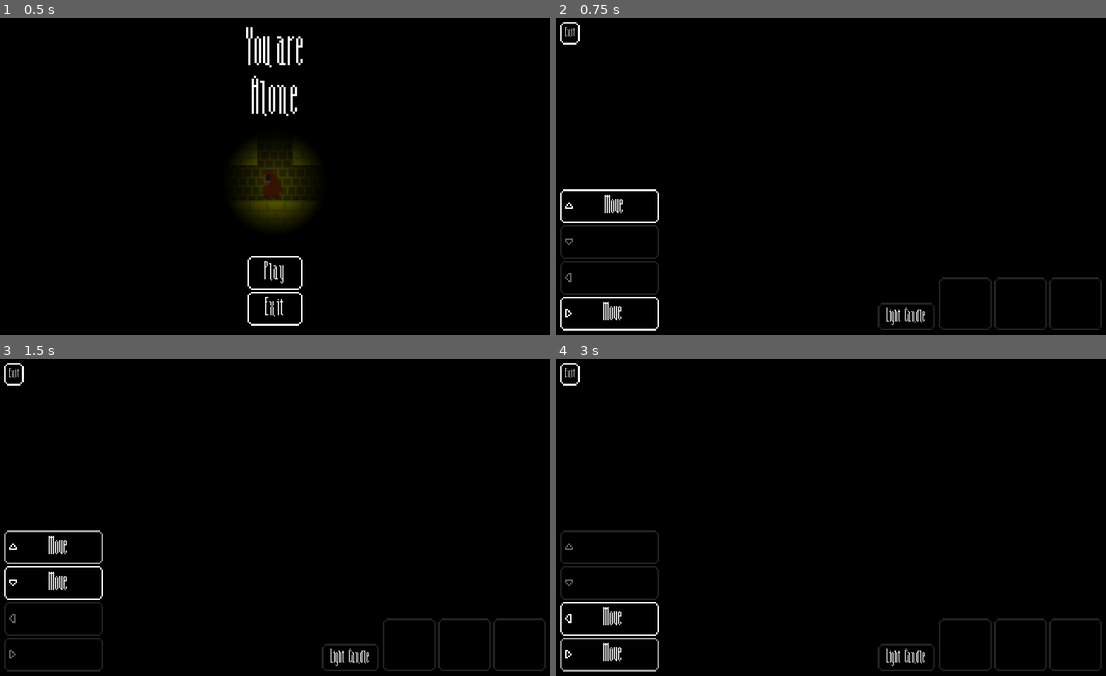
Above: before the commit, frames 1-4 (two rows, left to right).
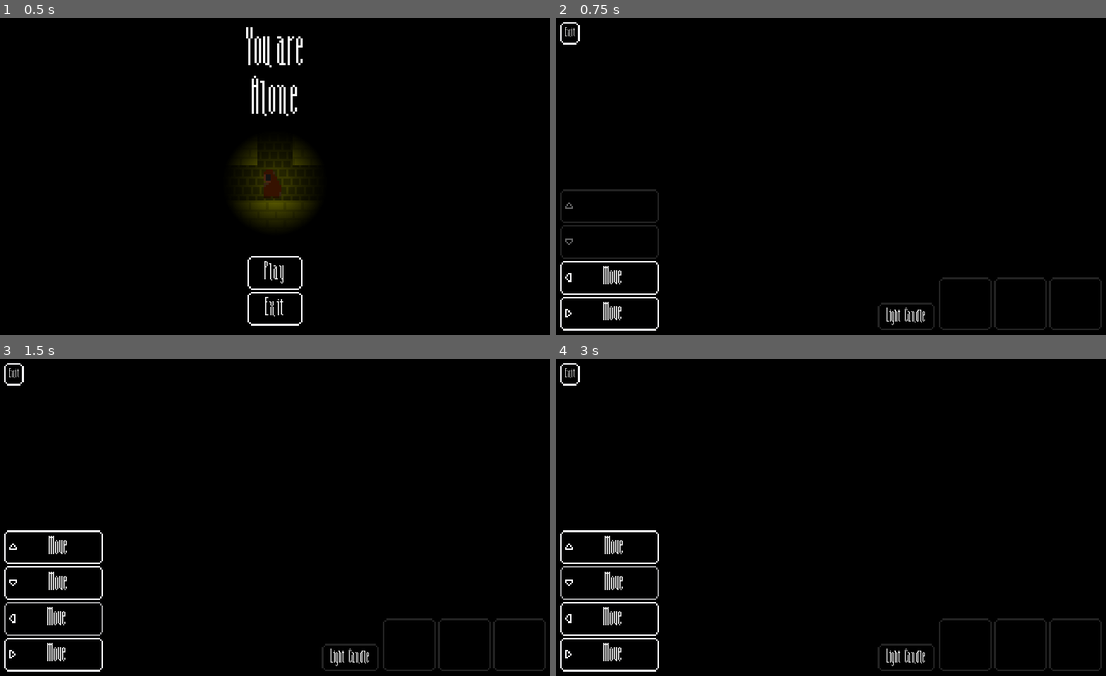
Above: after the commit, the same moments.

Repository: Demindiro/you-are-alone
Game: Godot game, scene res://main_menu.tscn
The game is run twice, just before and just after one commit, with the same random seed, the same clock (stepped at 60 frames per second) and the same inputs. Sound files missing from this copy of the repository are replaced by a short silence.
Inputs:
- Up to frame 1 (0.5 s): no input
- Up to frame 2 (0.75 s): click "Play" at 0.5 s
- Up to frame 3 (1.5 s): click "Move" at 1.25 s
- Up to frame 4 (3 s): click "Move" at 2 s; click "Move" at 2.75 s

Frame 1 is identical in both runs. In frame 2, 0.7% of the frame differs, in the area x 0-19%, y 54-88%; in frame 3, 0.9%, in the area x 0-19%, y 54-99%; in frame 4, 0.9%.

Commit message:
Add 'stray chest' room

Diff:
--- a/map/generate.gd
+++ b/map/generate.gd
@@ -22,6 +22,7 @@
 
 	preload("dining_room/dining_room.tres"): 0.5,
 	preload("storage_room/storage_room.tres"): 0.75,
+	preload("storage_room/stray_chest.tres"): 0.25,
 	preload("library/library.tres"): 0.25,
 	preload("fountain/fountain.tres"): 0.5
 }
--- /dev/null
+++ b/map/storage_room/stray_chest.tres
@@ -0,0 +1,10 @@
+[gd_resource type="Resource" load_steps=2 format=2]
+
+[ext_resource path="res://map/room_resource.gd" type="Script" id=1]
+
+[resource]
+resource_name = "Storage room"
+script = ExtResource( 1 )
+scene_path = "res://map/storage_room/stray_chest.tscn"
+entrances = PoolVector2Array( 2, 0, 2, 3 )
+size = Rect2( 0, 0, 4, 4 )
--- /dev/null
+++ b/map/storage_room/stray_chest.tscn
@@ -0,0 +1,12 @@
+[gd_scene load_steps=3 format=2]
+
+[ext_resource path="res://map/room.gd" type="Script" id=1]
+[ext_resource path="res://tiles/tileset.tres" type="TileSet" id=2]
+
+[node name="Storage room" type="TileMap"]
+scale = Vector2( 0.0625, 0.0625 )
+tile_set = ExtResource( 2 )
+cell_size = Vector2( 16, 16 )
+format = 1
+tile_data = PoolIntArray( 0, 0, 0, 1, 0, 0, 2, 1, 0, 3, 0, 0, 65536, 0, 0, 65537, 12, 0, 65538, 1, 0, 65539, 0, 0, 131072, 0, 0, 131073, 1, 0, 131074, 1, 0, 131075, 0, 0, 196608, 0, 0, 196609, 0, 0, 196610, 1, 0, 196611, 0, 0 )
+script = ExtResource( 1 )
